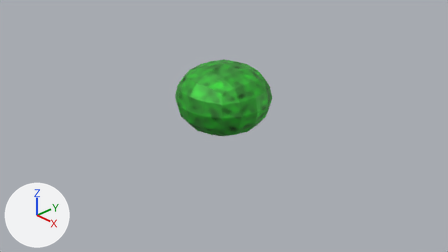
The Blender file blender/slime.blend, before and after one commit.
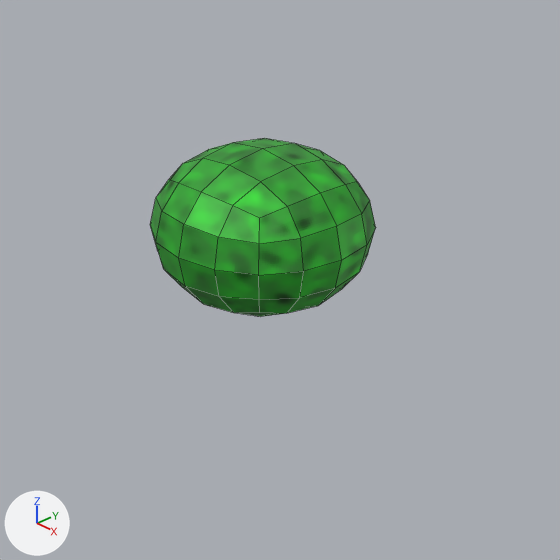
Old and new are each drawn from the file's camera 'Camera' and again close up on the part from 25% to 78% of the width and 0% to 96% of the height. The axes (+X, +Y, +Z) are drawn at lower left. The lights are the same throughout. The close-ups show mesh edges as thin lines.
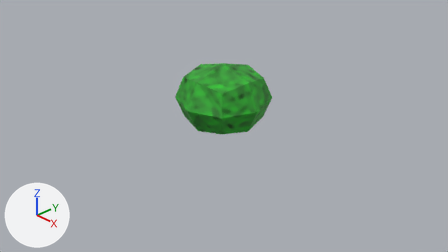
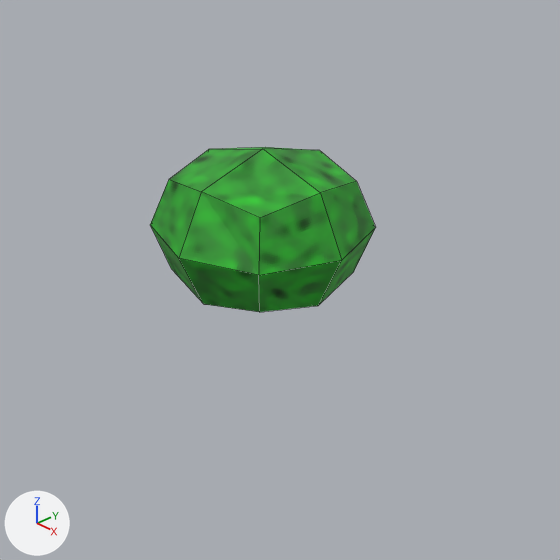
Changed parts and their boxes (x1, y1, x2, y2) in the close-ups (560 x 560 px):
```json
{"object": "Cube", "change": "reshaped, modifiers changed", "before": [150, 138, 376, 317], "after": [150, 147, 376, 312], "on screen": "8% shorter"}
```

The change, as JSON lines over the scene's bpy script:
```json
{"block": "me_cube_001", "where": "# used by ob_cube; location = (0.0, 0.0, 0.5); scale = (1.0, 1.0, 0.75)"}
{"op": "remove", "block": "me_cube_001", "code": "me_cube_001.from_pydata(...)  # 8 vertices, 6 faces; spans x -1.0..1.0, y -1.0..1.0, z -1.0..1.0"}
{"op": "add", "block": "me_cube_001", "code": "me_cube_001.from_pydata(...)  # 26 vertices, 24 faces; spans x -0.84..0.84, y -0.84..0.84, z -0.84..0.84"}
{"block": "me_cube_001", "change": "me_cube_001 part 1: the whole mesh is rebuilt"}
{"op": "remove", "block": "ob_cube", "code": "_m = ob_cube.modifiers.new('Subdivision', 'SUBSURF')"}
```
